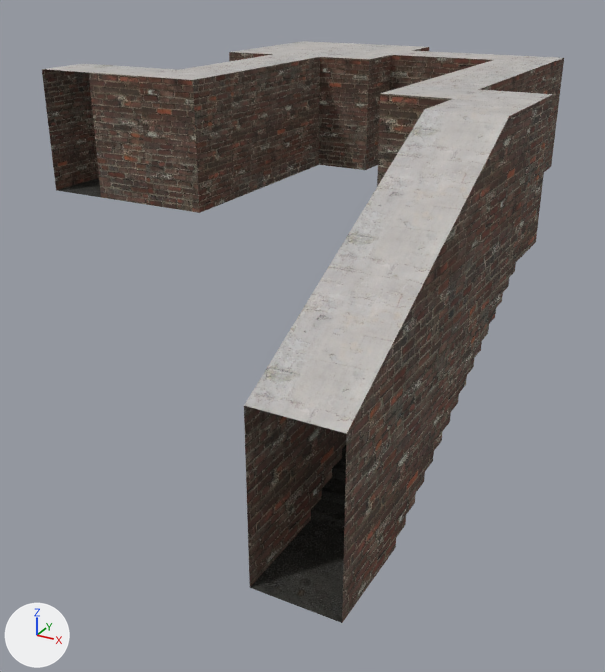
An edit to the Blender file art/map2.blend, drawn before and after from the same camera.
Rendered twice from a 50 mm lens placed at (10.58, -11.44, 1.51), pointed at (4.62, -0.61, -3.91). Arrows for +X, +Y and +Z are at lower left; the lights stay in place.

The older version as bpy lines, for what is in view:
```python
me_map1 = bpy.data.meshes.new('map1')
me_map1.from_pydata(...)  # 134 vertices, 97 faces; spans x 0.0..8.0, y -4.0..0.0, z -6.0..6.0
# faces by material slot: [49, 19, 29]
me_map1.materials.append(mat_floor)  # picture img_concretefloor_jpg
me_map1.materials.append(mat_celing)  # picture img_white_jpg
me_map1.materials.append(mat_walls)  # picture img_brickwall_jpg
ob_map1 = bpy.data.objects.new('map1', me_map1)
ob_map1.location = (0.0, 0.0, 0.0)
ob_map1.rotation_euler = (1.571, 0.0, 0.0)  # degrees (90, 0, 0)
```
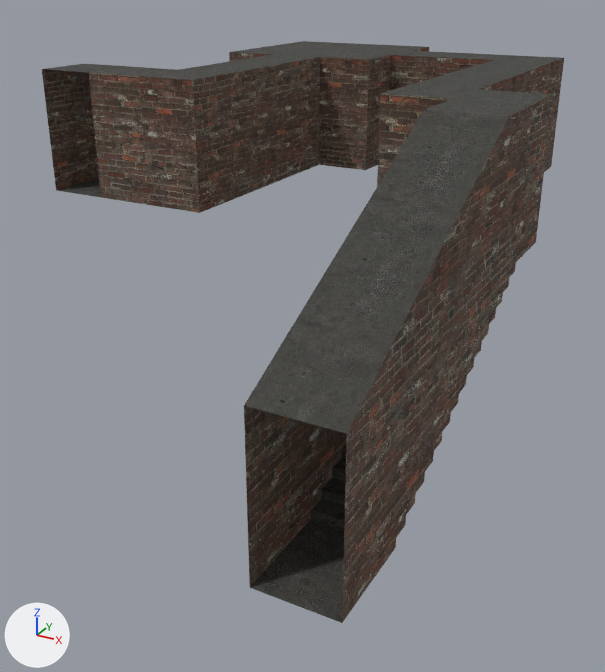
What the commit changed:
me_map1 has 134 vertices, 97 faces and spans x 0.0..8.0, y -4.0..0.0, z -6.0..6.0.
me_map1 is used by ob_map1; location (0.0, 0.0, 0.0); rotation (1.571, 0.0, 0.0), in degrees (90, 0, 0).
me_map1 part 1: all 19 faces that had it switch from mat_celing (picture img_white_jpg) to mat_floor (picture img_concretefloor_jpg).

Location of each change, [x1, y1, x2, y2] in pixels of the pictures (605 x 672 px):
part 1 of me_map1, recoloured: [46, 41, 562, 434] in both
